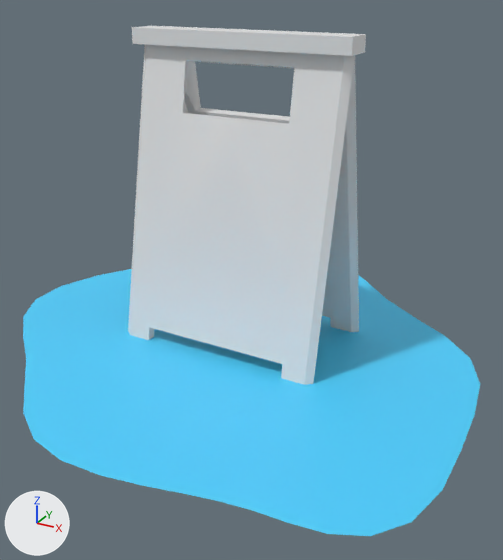
An edit to the FBX model Assets/Art/Models/wetfloor-env.fbx, drawn before and after from the same camera.
The view is the same before and after, from a 50 mm camera at (0.956, -1.686, 1.058) aimed at (0.071, -0.077, 0.253). Every picture has the same lights, and +X, +Y and +Z are marked at lower left. Where no turn or scale is listed for an object, it has been applied to the vertices.

The first picture shows 'wetfloor-env'.
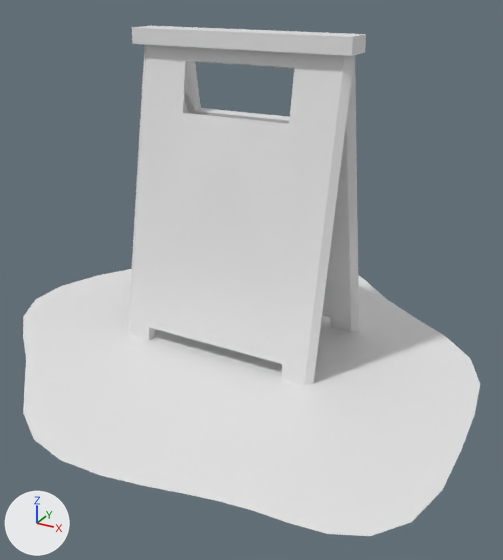
The change in detail:
me_wetfloor_env has 194 vertices, 107 faces and spans x -0.745..0.74, y -0.753..0.726, z -0.003..0.922.
me_wetfloor_env is used by ob_wetfloor_env; location (0.0, 0.0, 0.0).
me_wetfloor_env part 1: all 1 face that had it switch from mat_water_wet_floor (cyan #4cd0ff) to mat_acolorpalette (its picture is missing).

Pixel boxes [x1, y1, x2, y2] of what changed, in the pictures (503 x 560 px):
part 1 of me_wetfloor_env, recoloured (cyan to white)
    both: [23, 269, 480, 536]
